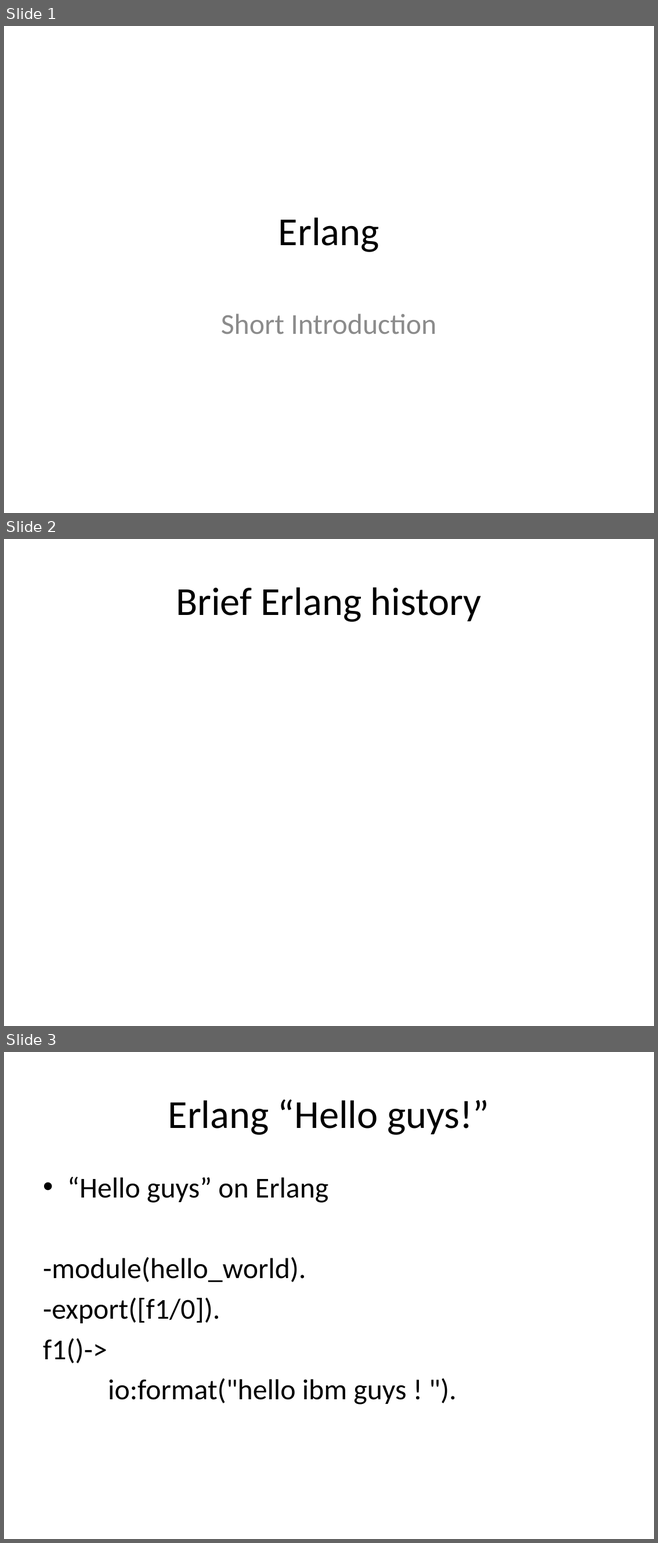
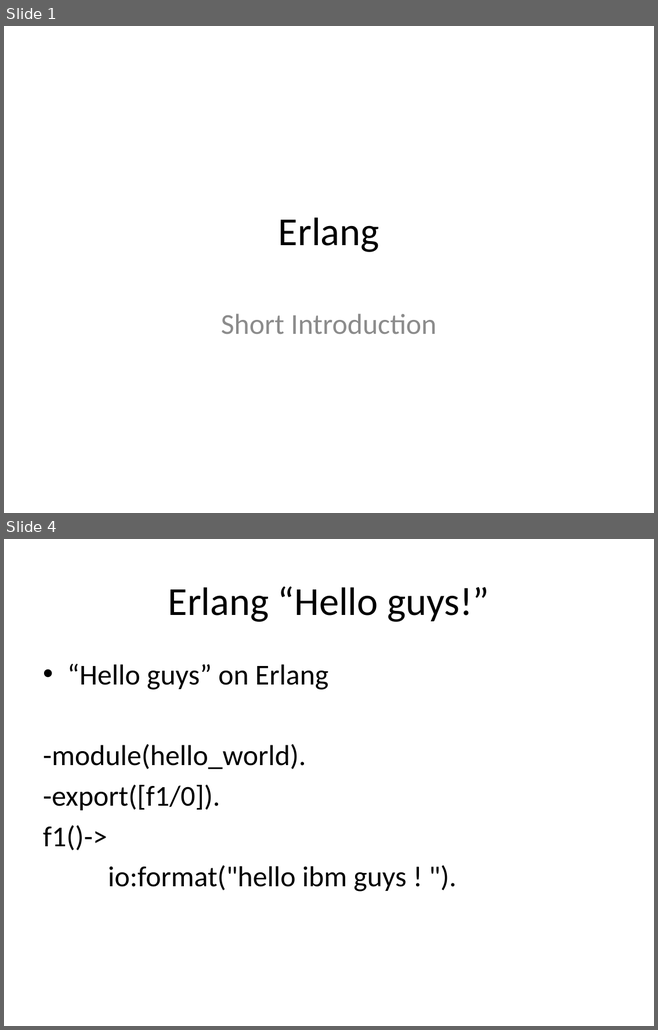
Before and after one commit to texhad3op/ErlangIntro, a slide deck: ErlangIntro.pptx. Shown one above the other, each under a label of ours: slides 1, 2 and 3 before the commit, slides 1 and 4 after it; the slides between them are not shown. The pictures are 658x1543 and 658x1030 pixels, drawn with LibreOffice and Linux fonts; fonts in the diff are those of the drawing. Boxes give left, top, right and bottom in pixels: in the first picture for what was removed or moved away, otherwise in the second. Text is boxed around its words. In the diff, an @@ line names an element or a change of style, - is before the commit and + after.

```diff
--- a/ErlangIntro.pptx
+++ b/ErlangIntro.pptx
@@ slide 2 removed at (x1=4, y1=539, x2=654, y2=1026), background #FFFFFF @@
@@ title removed at (x1=176, y1=587, x2=481, y2=622) @@
-Brief Erlang history
@@ what was slide 3 is now slide 4 @@
```
Also in this commit, not shown: 2 slides added.
